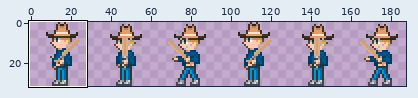
Sprite sheet -- FarmBattle/Assets/Graph/Asset 2D/Player/Character_4_sideBatHitG.png. The first picture is a wide view before the edit; the outline marks the close-up.
Close-up. The starting point:
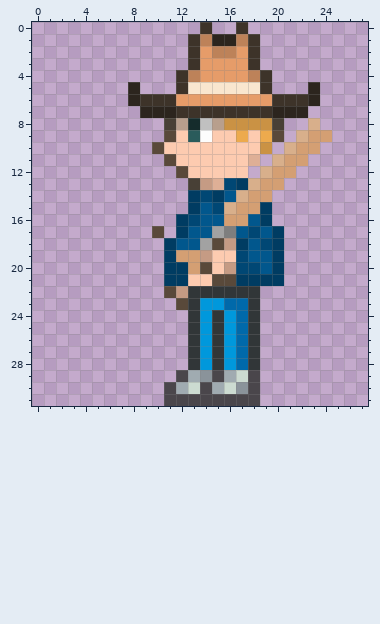
Shown: x 0..27, y 0..31. The wide view leaves out empty margins. The commit also changed other parts of the picture, which this record leaves out.
The result:
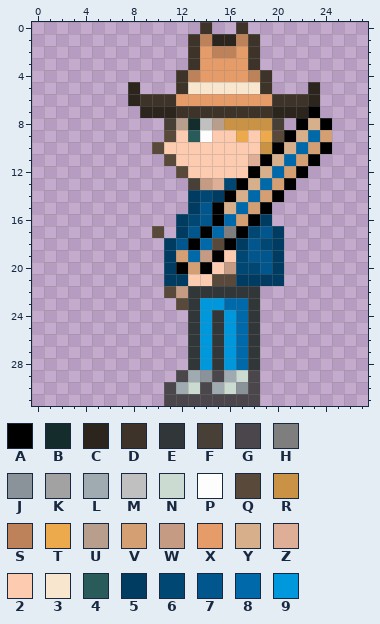
Palette (. is transparent): A #000000  B #152c2c  C #2c251e  D #3d3329  E #313638  F #484036  G #4a464b  H #7e7e7e  J #8a939a  K #a2a2a2  L #a0abb1  M #c0c0c0  N #ccdbd1  P #fdfdfd  Q #59493a  R #ca9244  S #bd8259  T #edaa4d  U #b89f8d  V #d49f73  W #c59b84  X #e69c69  Y #d8af8b  Z #deaf96  2 #fdcbb0  3 #f9e6cf  4 #2a5b5b  5 #003c62  6 #004774  7 #01578d  8 #0069aa  9 #0098dc
Changes in this commit:
file 1920x320 -> 192x32 pixels (blocks of 10x10 -> 1x1; one block is one cell here)
@@ x 10..26 @@
  6 DDXXXXXXXXDDDC...
- 7 CCDDDDDDDDCCC....
- 8 .FUBMURRRRF..Y...
- 9 .Q24P22T2TQ.YVV..
-10 Q22222222R.YVV...
-11 .Q222222Z.YVV....
-12 ..Q22222.YVV.....
-13 ...FWZ65YVV......
-14 ...5657YVV.......
-15 ...576YVV5.......
-16 ..5677VV75.......
-17 Q.577KH7675......
-18 .577KQW5765......
-19 .5VVW226775......
-20 .55VQ2W6675......
+ 7 CCDDDDDDDDCCCA...
+ 8 .FUBMURRRRF.AYA..
+ 9 .Q24P22T2TQAY8V..
+10 Q22222222RAY8VA..
+11 .Q222222ZAY8VA...
+12 ..Q22222AY8VA....
+13 ...FWZ6AY8VA.....
+14 ...565AY8VA......
+15 ...57AY8VA.......
+16 ..567A8VA5.......
+17 Q.57A8HA675......
+18 .57A8QA5765......
+19 .5V8WA26775......
+20 .5AVA2W6675......
 21 .5522QQ5555......
Where, in picture pixels (left, top, right, bottom), the same in both close-ups:
changed: (176, 106, 332, 274)
